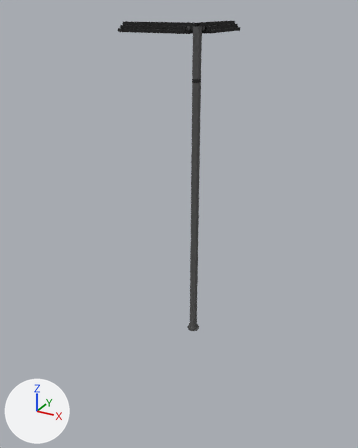
Two versions of the glTF model public/buildings/accBase/lampTwo.glb, one commit apart.
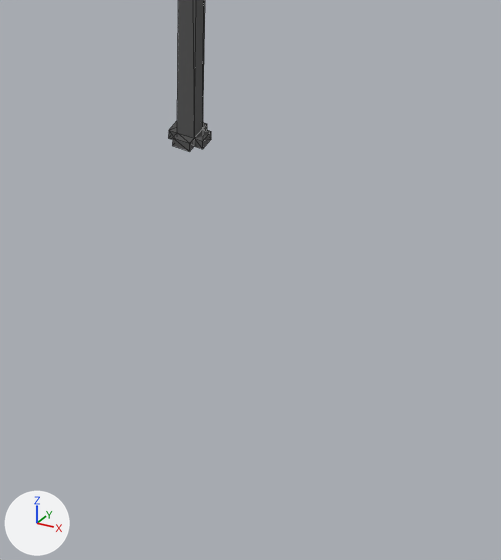
Each version appears first whole from a camera (50 mm lens) standing at (11.43, -18.48, 11.65) and looking at (2.9, -2.98, 3.9), and next in a close-up on the part from 39% to 78% of the width and 65% to 99% of the height. Every picture has the same lights, and +X, +Y and +Z are marked at lower left. The close-ups show mesh edges as thin lines. Where no turn or scale is listed for an object, it has been applied to the vertices. Vertices at the same position are counted once.

Names of what the first close-up shows: 'ObjObject'.
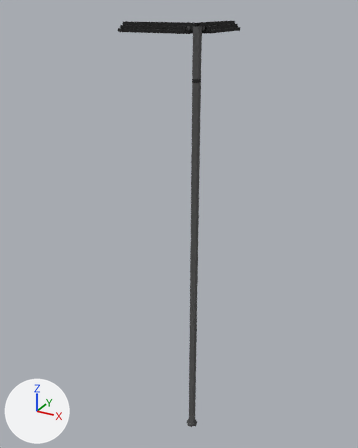
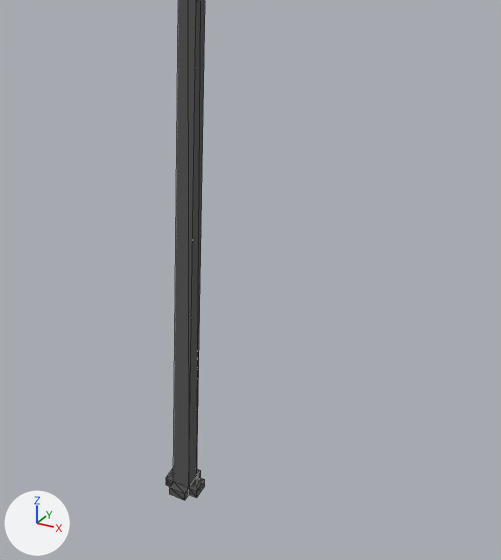
The newer file is also turned or shifted as a whole; pictures and numbers use the older file's frame.

Where the change shows, as pixel boxes (x1, y1, x2, y2) in the close-ups (501 x 560 px):
'ObjObject', reshaped
    before: (168, 0, 211, 151)
    after: (166, 0, 205, 500)

The change in detail:
me_objobject has 162 vertices, 344 faces and spans x 1.5..4.6, y -4.7..-1.6, z 0.4..11.2.
me_objobject is used by ob_objobject; location (0.0, 0.0, 0.0).
me_objobject part 1: all 21 vertices in x 4.1..4.5, y -4.6..-4.2, z 0.4..0.5 are moved by (0.0, 0.0, -4.8).
